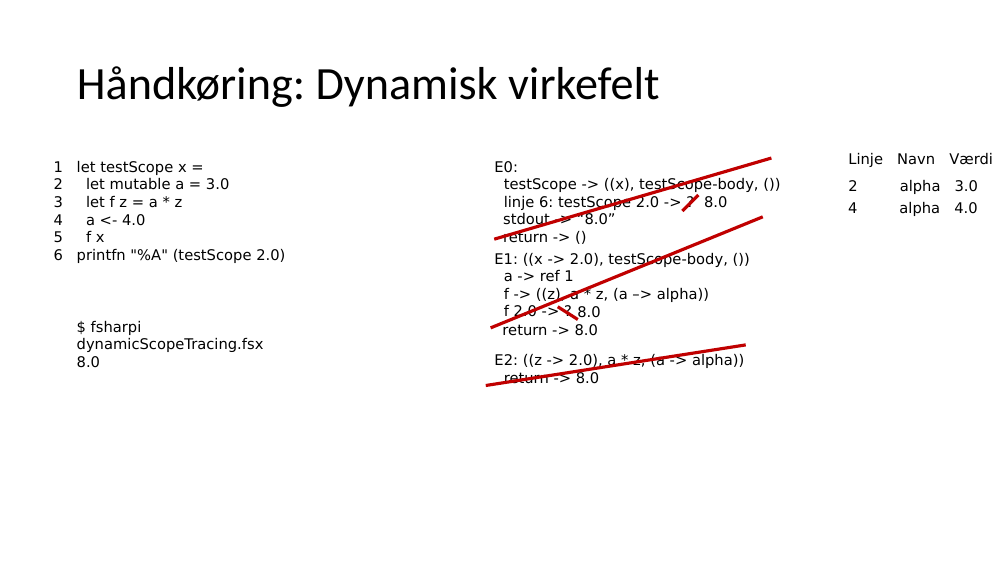
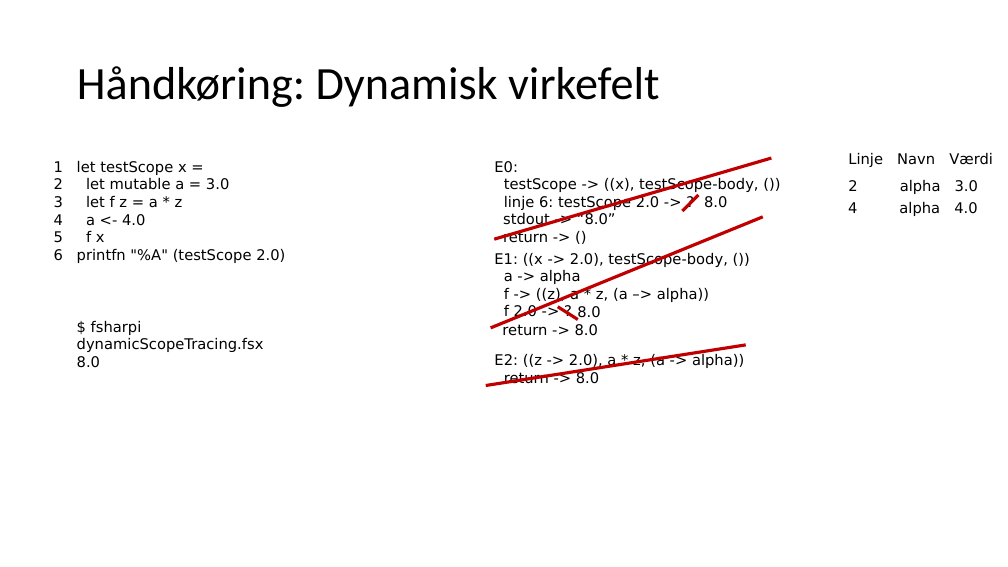
Before and after one commit to fisterloegsovs/pop22, a slide deck: slide 7 of lectures/4.3Tracing/lecture.pptx. Drawn at 1008x567 pixels with LibreOffice and Linux fonts; fonts in the diff are those of the drawing. Boxes give left, top, right and bottom in pixels: in the first picture for what was removed or moved away, otherwise in the second. Text is boxed around its words. In the diff, an @@ line names an element or a change of style, - is before the commit and + after.

```diff
--- a/lectures/4.3Tracing/lecture.pptx
+++ b/lectures/4.3Tracing/lecture.pptx
@@ text at bbox=[504, 270, 581, 284]: text changed @@
-a -> ref 1
+a -> alpha
```
Also in this commit, not shown: 2 other slides changed, 2 other files.
